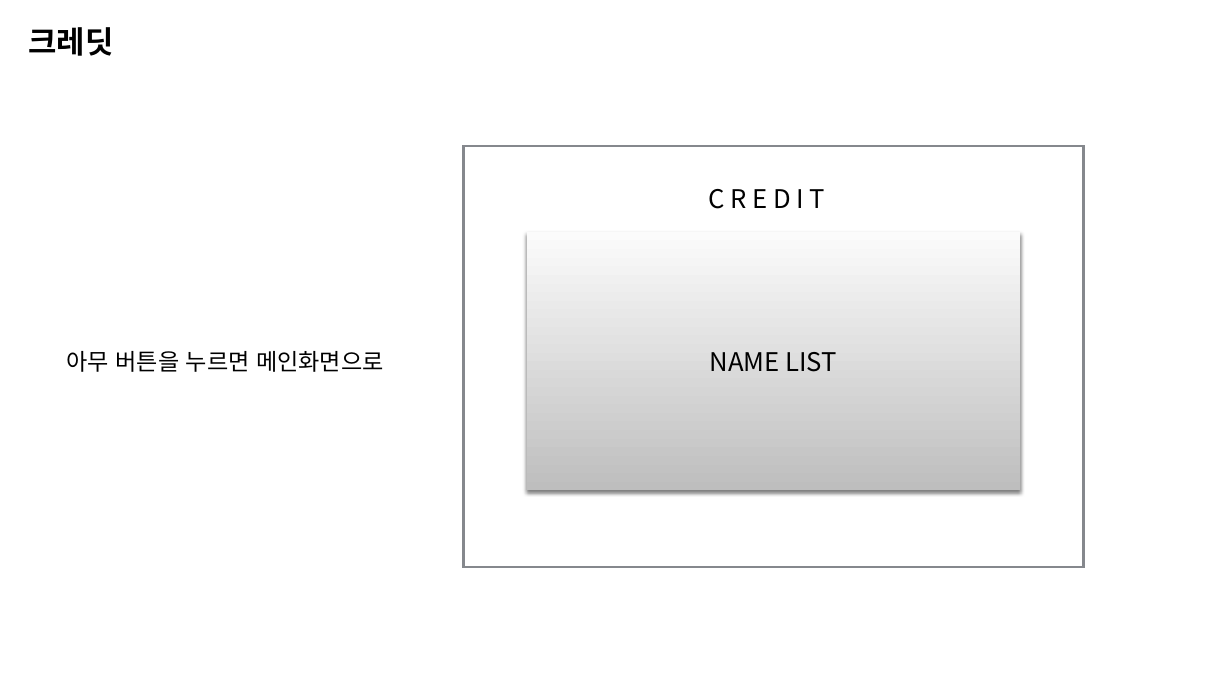
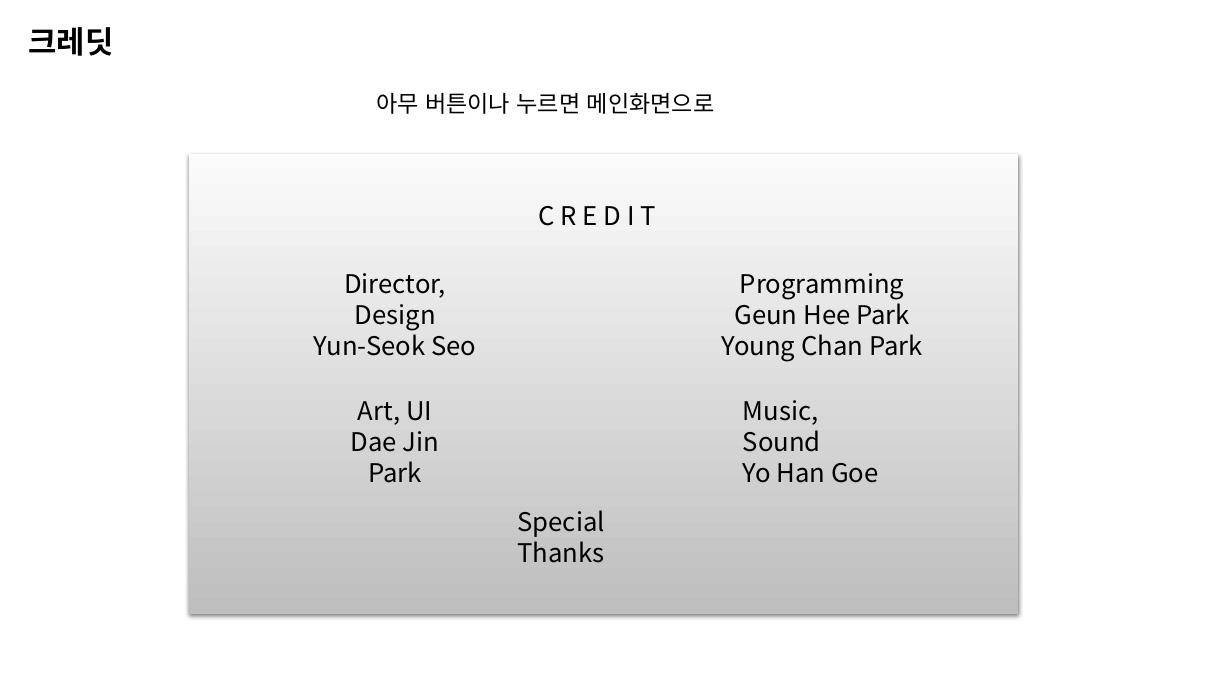
Before and after one commit to penspanic/ITWGamejam, a slide deck: slide 11 of Plan/Rocketman_씬&스킬구성.pptx. Drawn at 1232x693 pixels with LibreOffice and Linux fonts; fonts in the diff are those of the drawing. Boxes give left, top, right and bottom in pixels: in the first picture for what was removed or moved away, otherwise in the second. Text is boxed around its words. In the diff, an @@ line names an element or a change of style, - is before the commit and + after.

```diff
--- a/Plan/Rocketman_씬&스킬구성.pptx
+++ b/Plan/Rocketman_씬&스킬구성.pptx
@@ text at bbox=[376, 93, 715, 114]: text changed @@
-아무 버튼을 누르면 메인화면으로
+아무 버튼이나 누르면 메인화면으로
@@ rectangle removed at bbox=[464, 146, 1084, 567] @@
@@ rectangle: place and size @@
-rectangle at bbox=[527, 232, 1020, 491]
+rectangle at bbox=[189, 154, 1019, 614]
@@ text "C R E D I ...": place and size @@
-text "C R E D I ..." at bbox=[708, 189, 825, 209]
+text "C R E D I ..." at bbox=[538, 206, 655, 226]
@@ text added at bbox=[314, 273, 476, 356], 20 pt, text #000000 @@
+Director, Design
+Yun-Seok Seo
@@ text added at bbox=[722, 273, 923, 362], 20 pt, text #000000 @@
+Programming
+Geun Hee Park
+Young Chan Park
@@ text in rectangle at bbox=[710, 352, 838, 372]: text removed @@
-NAME LIST
@@ text added at bbox=[351, 401, 439, 483], 20 pt, text #000000 @@
+Art, UI
+Dae Jin Park
@@ text added at bbox=[743, 400, 879, 483], 20 pt, text #000000 @@
+Music, Sound
+Yo Han Goe
@@ text added at bbox=[517, 510, 604, 563], 20 pt, text #000000 @@
+Special Thanks
```
Also in this commit, not shown: 1 other slide changed, 1 other file.
